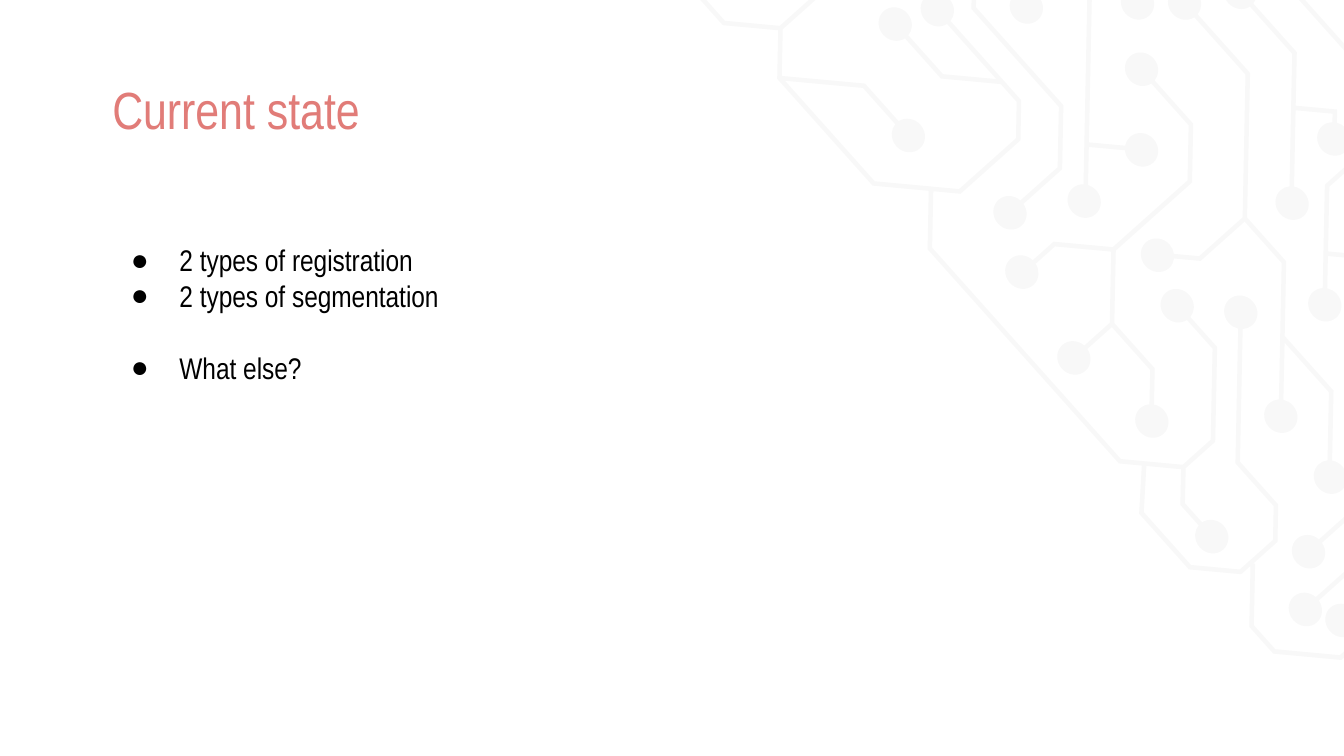
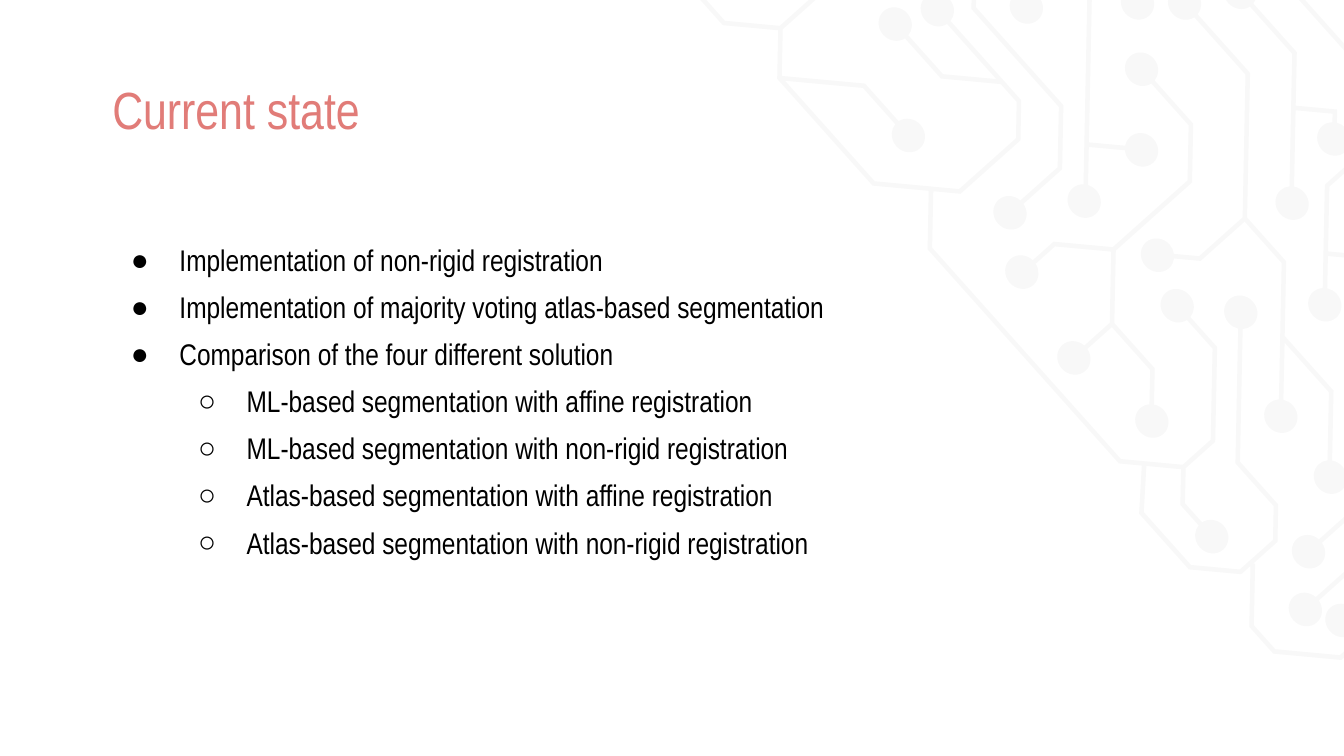
Before and after one commit to uro1012/MIALab, a slide deck: slide 8 of presentation/Presentation_valerioMollet.pptx (slide 4 before the commit). Drawn at 1344x756 pixels with LibreOffice and Linux fonts; fonts in the diff are those of the drawing. Boxes give left, top, right and bottom in pixels: in the first picture for what was removed or moved away, otherwise in the second. Text is boxed around its words. In the diff, an @@ line names an element or a change of style, - is before the commit and + after.

```diff
--- a/presentation/Presentation_valerioMollet.pptx
+++ b/presentation/Presentation_valerioMollet.pptx
@@ text at [179, 249, 824, 560]: text changed @@
-● 2 types of registration
-● 2 types of segmentation
-● What else?
+● Implementation of non-rigid registration
+● Implementation of majority voting atlas-based segmentation
+● Comparison of the four different solution
+  ○ ML-based segmentation with affine registration
+  ○ ML-based segmentation with non-rigid registration
+  ○ Atlas-based segmentation with affine registration
+  ○ Atlas-based segmentation with non-rigid registration
```
Also in this commit, not shown: 8 other slides changed, 1 other file.
